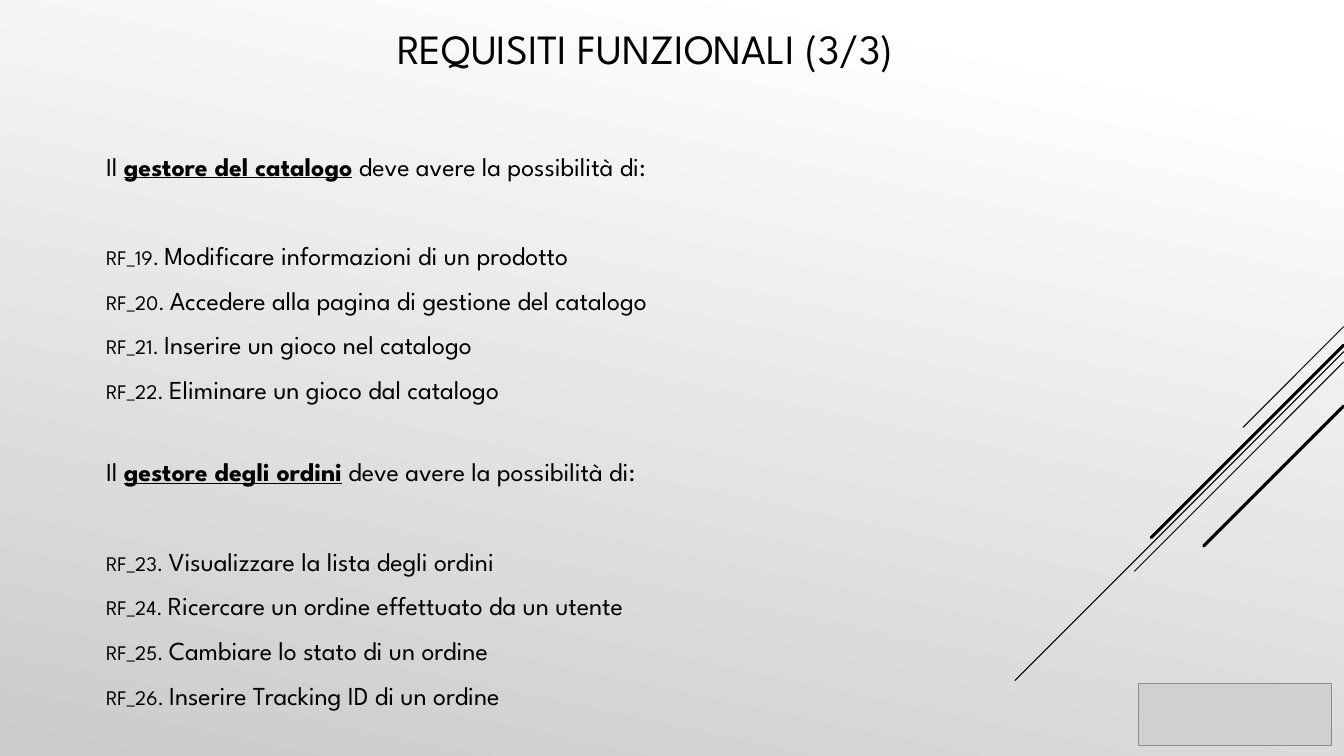
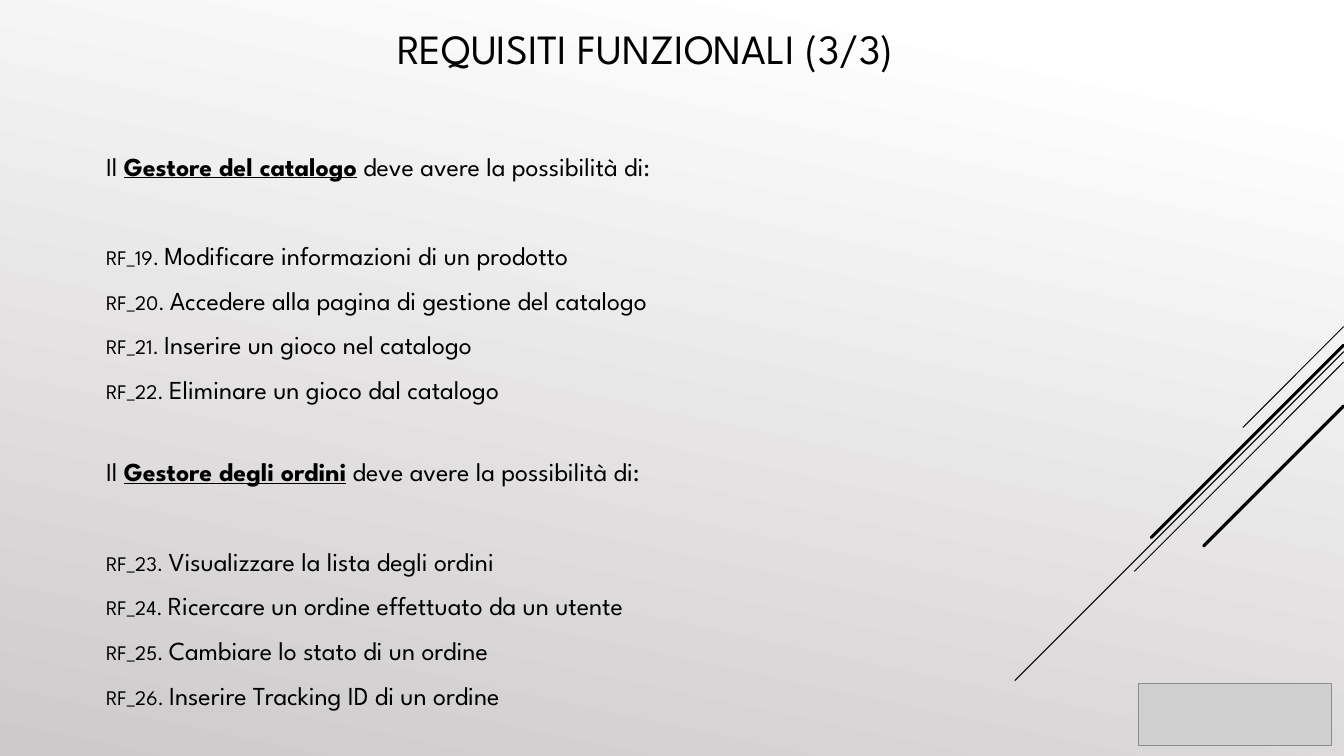
Before and after one commit to cosimob28/GamesHub, a slide deck: slide 7 of Work in progress/Presentazione/GamesHub.pptx. Drawn at 1344x756 pixels with LibreOffice and Linux fonts; fonts in the diff are those of the drawing; grey boxes stand for pictures. Boxes give left, top, right and bottom in pixels: in the first picture for what was removed or moved away, otherwise in the second. Text is boxed around its words. In the diff, an @@ line names an element or a change of style, - is before the commit and + after.

```diff
--- a/Work in progress/Presentazione/GamesHub.pptx
+++ b/Work in progress/Presentazione/GamesHub.pptx
@@ text at [106,158,650,182]: text changed @@
-Il gestore del catalogo deve avere la possibilità di:
+Il Gestore del catalogo deve avere la possibilità di:
@@ text at [106,463,640,487]: text changed @@
-Il gestore degli ordini deve avere la possibilità di:
+Il Gestore degli ordini deve avere la possibilità di:
```
Also in this commit, not shown: 10 other slides changed.
